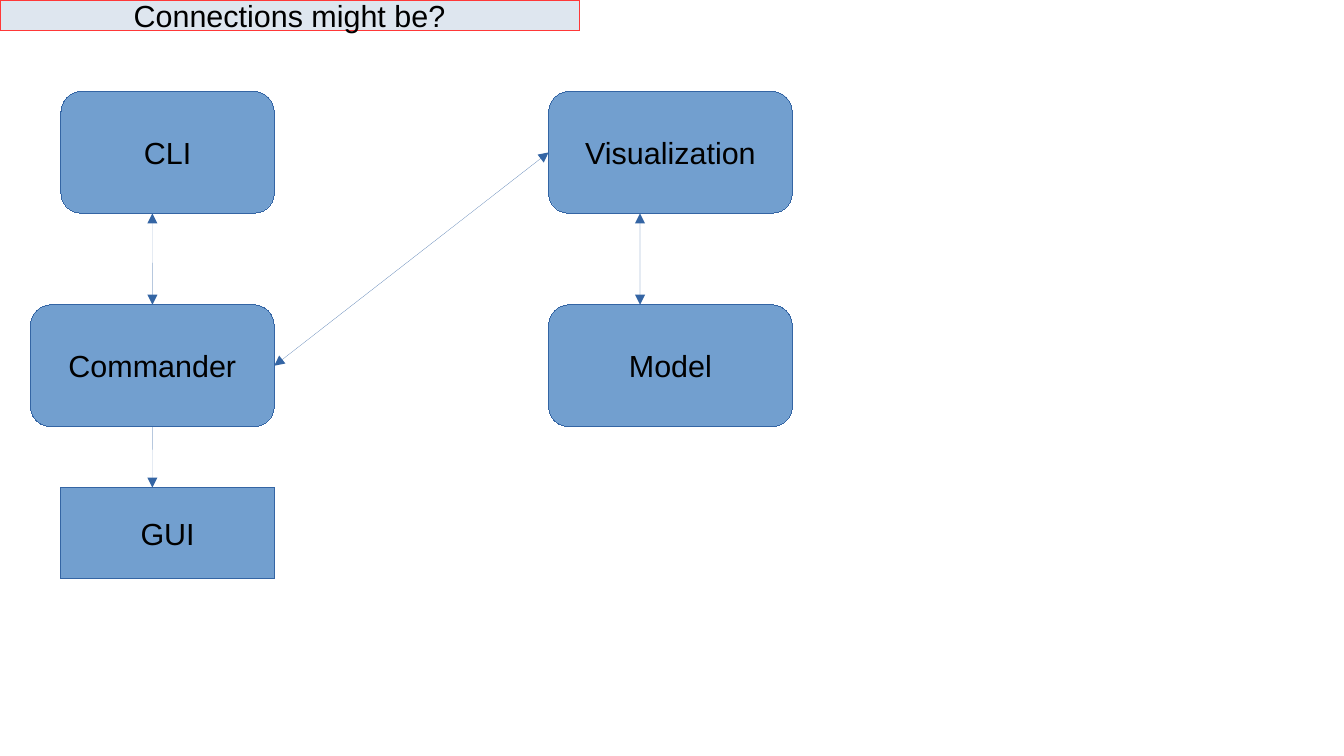
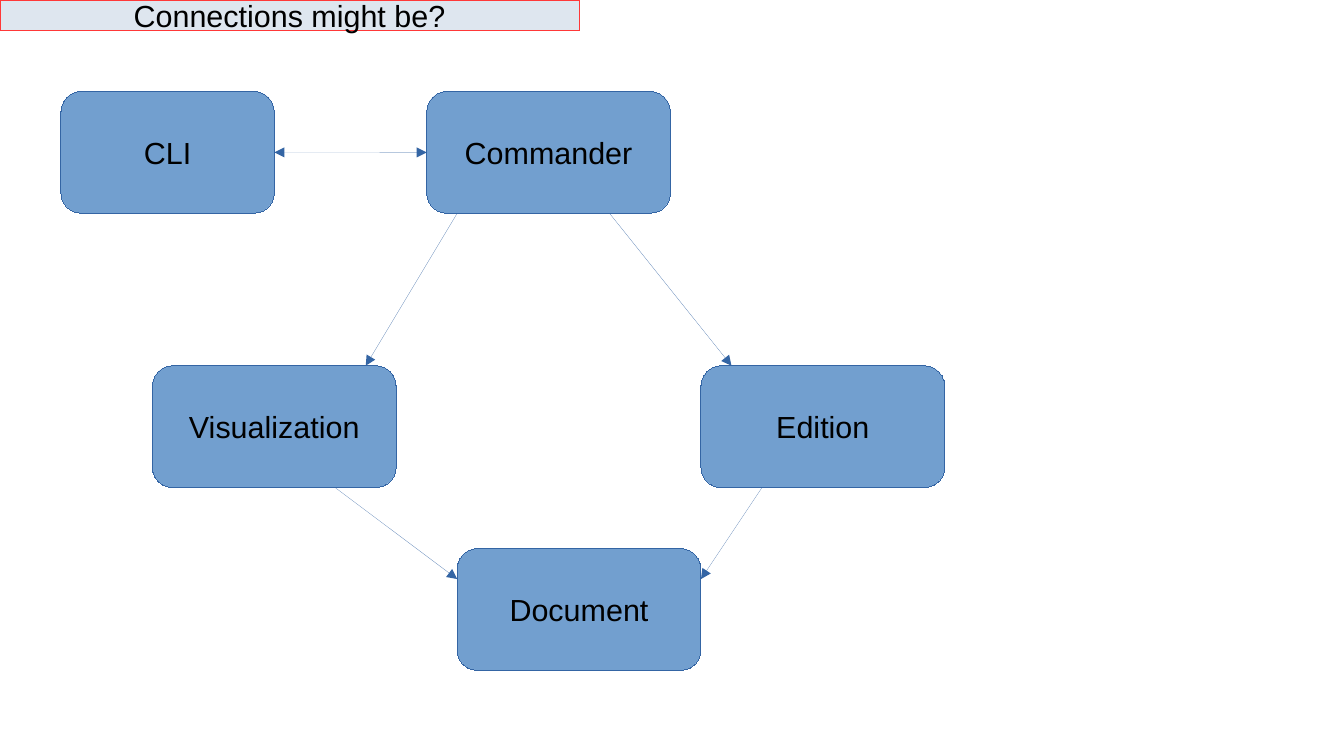
Before and after one commit to GevorHakobyan/Slide_Maker, a slide deck: slide 1 of textFiles/Connections.odp. Drawn at 1344x756 pixels with LibreOffice and Linux fonts; fonts in the diff are those of the drawing. Boxes give left, top, right and bottom in pixels: in the first picture for what was removed or moved away, otherwise in the second. Text is boxed around its words. In the diff, an @@ line names an element or a change of style, - is before the commit and + after.

Commit message:
Interface changed(Edition namespace added)

```diff
--- a/textFiles/Connections.odp
+++ b/textFiles/Connections.odp
@@ rounded rectangle "Commander": place and size @@
-rounded rectangle "Commander" at [30,305,274,427]
+rounded rectangle "Commander" at [427,91,671,213]
@@ double arrow added from (274, 152) to (427, 152), #3465A4 0 pt @@
@@ double arrow removed from (152, 213) to (152, 305) @@
@@ arrow moved from (152, 488) - (152, 427) to (457, 213) - (366, 366) @@
@@ arrow (457, 213) - (366, 366): arrowheads changed @@
@@ double arrow moved from (274, 366) - (549, 152) to (610, 213) - (732, 366) @@
@@ double arrow (610, 213) - (732, 366): double arrow to arrow @@
@@ rounded rectangle removed at [549,305,793,427] @@
-Model
@@ rounded rectangle "Visualization": place and size @@
-rounded rectangle "Visualization" at [549,91,793,213]
+rounded rectangle "Visualization" at [152,366,396,488]
@@ rounded rectangle added at [701,366,945,488], fill #729FCF, outline #3465A4 0 pt, 18 pt, text #000000 @@
+Edition
@@ rectangle removed at [61,488,274,579] @@
-GUI
@@ double arrow moved from (640, 213) - (640, 305) to (335, 488) - (457, 579) @@
@@ double arrow (335, 488) - (457, 579): double arrow to arrow @@
@@ arrow added from (762, 488) to (701, 579), #3465A4 0 pt @@
@@ rounded rectangle added at [457,549,701,671], fill #729FCF, outline #3465A4 0 pt, 18 pt, text #000000 @@
+Document
```
Also in this commit, not shown: 10 other files.
